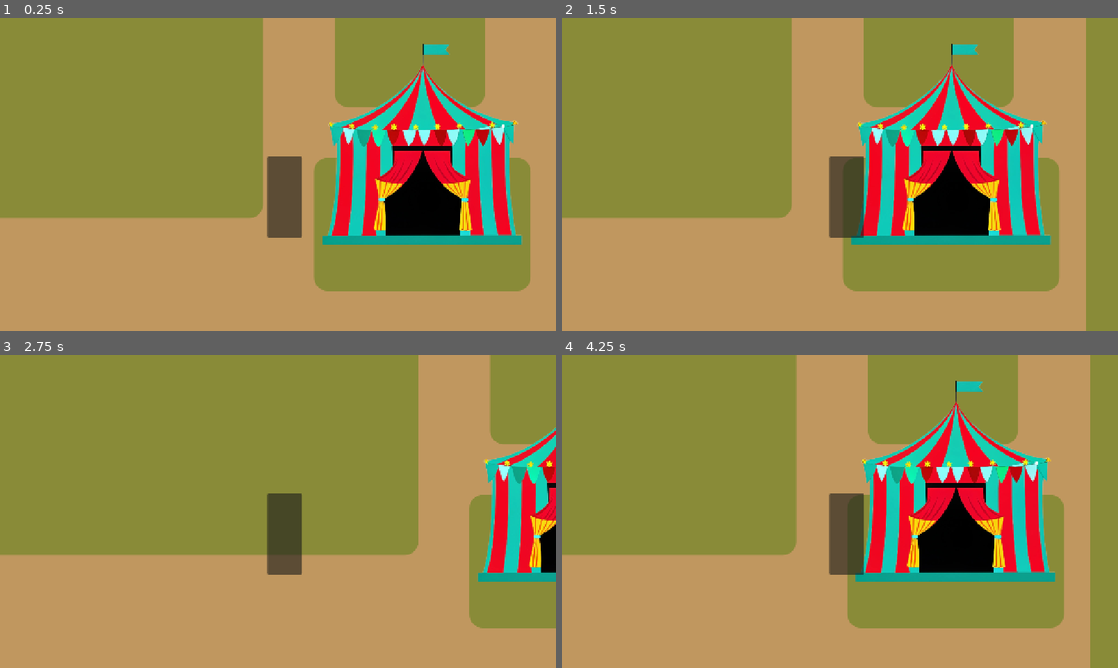
Above: before the commit, frames 1-4 (two rows, left to right).
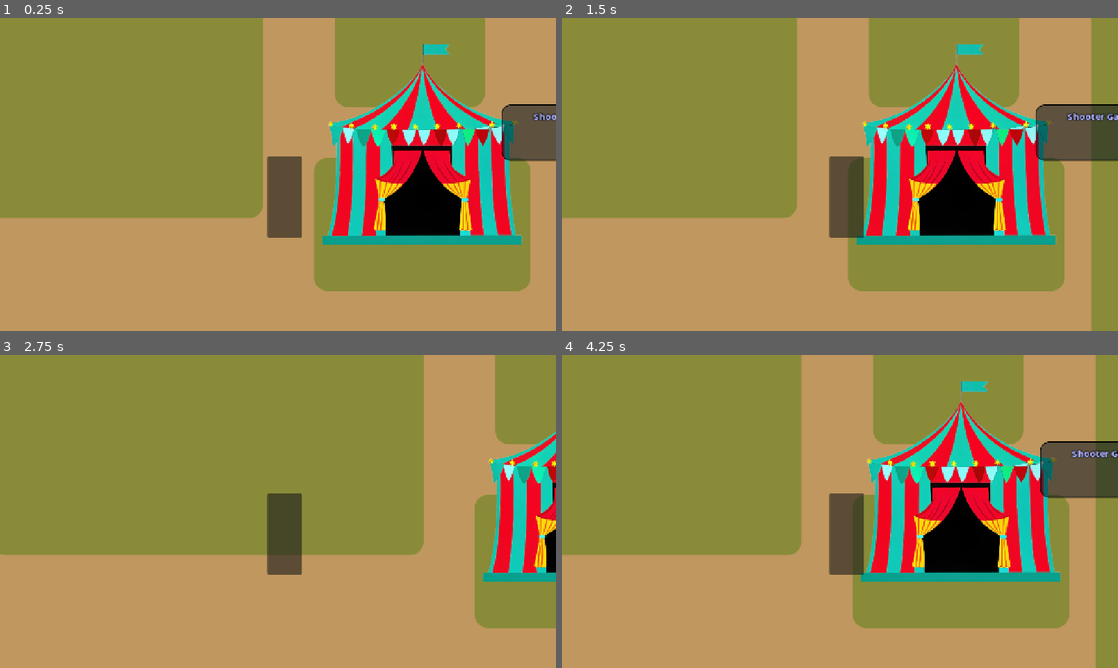
Above: after the commit, the same moments.

Repository: Spudb/Team-Game
Game: Godot game, scene res://scenes/game.tscn
Same seed, same stepped clock (60 frames per second), same inputs: the game is played once before the commit and once after it.
Inputs (mouse positions are in pixels of both pictures, inside the frame that each line leads up to):
- Up to frame 1 (0.25 s): no input
- Up to frame 2 (1.5 s): tap Enter (ui_accept) at 0.5, 0.77, 1.25 s; move the mouse to (962, 158) at 0.52 s; hold D (right) 0.53-1.25 s; click (962, 158) at 0.6 s; drag from (728, 190) to (951, 202) at 1.27 s
- Up to frame 3 (2.75 s): tap Enter (ui_accept) at 2 s; move the mouse to (333, 442) at 2.02 s; hold Left (left) from 2.03 s (still down); tap Alt at 2.1 s; click (333, 442) at 2.17 s
- Up to frame 4 (4.25 s): release Left (left) at 2.75 s; drag from (812, 574) to (673, 464) at 2.77 s; tap Enter (ui_accept) at 3.5, 3.77 s; move the mouse to (1006, 558) at 3.52 s; hold D (right) from 3.53 s (still down); click (1006, 558) at 3.6 s

The runs differ from the first frame. In frame 1, 2.9% of the frame differs, in the area x 59-100%, y 8-49%; in frame 2, 12%, in the area x 39-100%, y 0-100%; in frame 3, 4.1%; in frame 4, 12%.

Commit message:
updating hub

Diff:
--- a/scenes/game.tscn
+++ b/scenes/game.tscn
@@ -3,6 +3,7 @@
 [ext_resource type="Script" uid="uid://bd3ikemwc357b" path="res://scripts/game.gd" id="1_uwrxv"]
 [ext_resource type="Texture2D" uid="uid://dub5y41ums3rt" path="res://assets/—Pngtree—vibrant circus carnival tent design_19166998.png" id="2_lnu2h"]
 [ext_resource type="PackedScene" uid="uid://c86wgokjbwikq" path="res://scenes/player.tscn" id="2_yqjtg"]
+[ext_resource type="FontFile" uid="uid://dfqtjpati34j1" path="res://assets/Baloo2-Bold.ttf" id="3_iywne"]
 [ext_resource type="Texture2D" uid="uid://kanfwohthlb8" path="res://assets/e19112b0-b68f-4225-9930-33cabeb7e5c2.png" id="4_lbhrr"]
 
 [sub_resource type="StyleBoxFlat" id="StyleBoxFlat_lbhrr"]
@@ -20,19 +21,41 @@
 b = Vector2(290, 31)
 
 [sub_resource type="SegmentShape2D" id="SegmentShape2D_p57ef"]
-a = Vector2(-22, -2)
-b = Vector2(-26, 154)
+a = Vector2(-20, -5)
+b = Vector2(-38, 142)
 
 [sub_resource type="SegmentShape2D" id="SegmentShape2D_lbhrr"]
-a = Vector2(2, -4)
+a = Vector2(-7, -38)
 b = Vector2(28, 157)
 
 [sub_resource type="SegmentShape2D" id="SegmentShape2D_vlew8"]
-a = Vector2(-1, 1)
+a = Vector2(-13, 0)
 b = Vector2(307, 2)
 
 [sub_resource type="RectangleShape2D" id="RectangleShape2D_lnu2h"]
 size = Vector2(145, 150)
+
+[sub_resource type="StyleBoxFlat" id="StyleBoxFlat_p57ef"]
+bg_color = Color(0.0038999962, 0.064848304, 0.13, 0.4392157)
+border_width_left = 1
+border_width_top = 1
+border_width_right = 1
+border_width_bottom = 1
+border_color = Color(0, 0, 0, 1)
+corner_radius_top_left = 15
+corner_radius_top_right = 15
+corner_radius_bottom_right = 15
+corner_radius_bottom_left = 15
+shadow_color = Color(0, 0, 0, 0.13333334)
+shadow_size = 1
+shadow_offset = Vector2(1.705, 0.27)
+
+[sub_resource type="LabelSettings" id="LabelSettings_u5sy4"]
+font = ExtResource("3_iywne")
+font_size = 19
+font_color = Color(0.6963711, 0.71158415, 1, 1)
+outline_size = 5
+outline_color = Color(0, 0, 0, 1)
 
 [node name="game" type="Node2D" unique_id=963411909]
 script = ExtResource("1_uwrxv")
@@ -144,6 +167,14 @@
 scale = Vector2(0.18383332, 0.18383332)
 texture = ExtResource("2_lnu2h")
 
+[node name="sprite2" type="Sprite2D" parent="map/shooter_tent" unique_id=243822460]
+z_index = 1
+position = Vector2(575, -199.00002)
+scale = Vector2(0.18383332, 0.18383332)
+texture = ExtResource("2_lnu2h")
+region_enabled = true
+region_rect = Rect2(-8.354492, 359.53436, 3000, 1388.1599)
+
 [node name="StaticBody2D" type="StaticBody2D" parent="map/shooter_tent" unique_id=1804635632]
 
 [node name="CollisionShape2D" type="CollisionShape2D" parent="map/shooter_tent/StaticBody2D" unique_id=1239048305]
@@ -155,7 +186,7 @@
 shape = SubResource("SegmentShape2D_p57ef")
 
 [node name="CollisionShape2D4" type="CollisionShape2D" parent="map/shooter_tent/StaticBody2D" unique_id=952012433]
-position = Vector2(703, -93)
+position = Vector2(728, -93)
 shape = SubResource("SegmentShape2D_lbhrr")
 
 [node name="CollisionShape2D2" type="CollisionShape2D" parent="map/shooter_tent/StaticBody2D" unique_id=724746846]
@@ -167,6 +198,29 @@
 [node name="CollisionShape2D" type="CollisionShape2D" parent="map/shooter_tent/tent1" unique_id=685017690]
 position = Vector2(577.5, -12)
 shape = SubResource("RectangleShape2D_lnu2h")
+
+[node name="start_menu" type="Node2D" parent="map/shooter_tent" unique_id=702335392]
+z_index = 2
+position = Vector2(247, -457)
+
+[node name="Panel" type="Panel" parent="map/shooter_tent/start_menu" unique_id=2019741945]
+offset_left = 477.71793
+offset_top = 262.0
+offset_right = 715.0
+offset_bottom = 365.0
+mouse_filter = 2
+theme_override_styles/panel = SubResource("StyleBoxFlat_p57ef")
+
+[node name="info" type="Label" parent="map/shooter_tent/start_menu" unique_id=1447315639]
+offset_left = 529.0
+offset_top = 270.0
+offset_right = 667.0
+offset_bottom = 300.0
+text = "Shooter Game"
+label_settings = SubResource("LabelSettings_u5sy4")
+horizontal_alignment = 1
+vertical_alignment = 1
+autowrap_mode = 2
 
 [node name="boundary" type="Node2D" parent="." unique_id=1981267331]
 
--- a/scenes/player.tscn
+++ b/scenes/player.tscn
@@ -2,9 +2,8 @@
 
 [ext_resource type="Script" uid="uid://nv1klghk2b5b" path="res://scripts/player.gd" id="1_3vyb7"]
 
-[sub_resource type="CapsuleShape2D" id="CapsuleShape2D_g2els"]
-radius = 17.0
-height = 72.0
+[sub_resource type="RectangleShape2D" id="RectangleShape2D_lbhrr"]
+size = Vector2(26, 62)
 
 [sub_resource type="RectangleShape2D" id="RectangleShape2D_bekt7"]
 size = Vector2(62.5, 148)
@@ -13,9 +12,9 @@
 script = ExtResource("1_3vyb7")
 
 [node name="CollisionShape2D" type="CollisionShape2D" parent="." unique_id=411453259]
-position = Vector2(10, 14)
+position = Vector2(12, 18)
 rotation = 1.5707964
-shape = SubResource("CapsuleShape2D_g2els")
+shape = SubResource("RectangleShape2D_lbhrr")
 
 [node name="Panel" type="Panel" parent="." unique_id=1743859805]
 offset_left = -20.0
